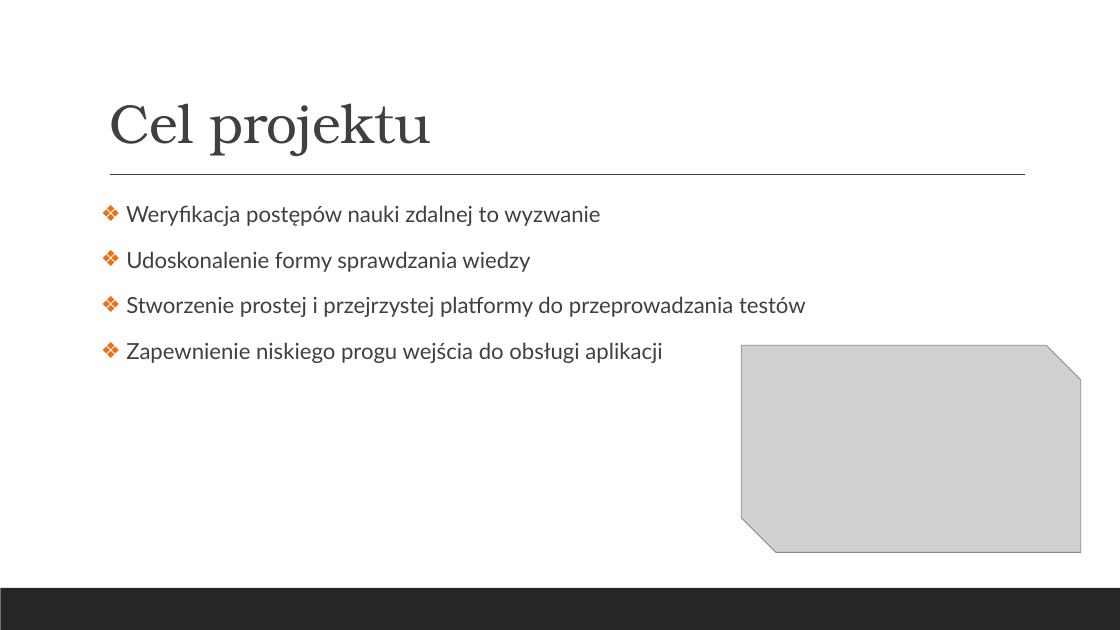
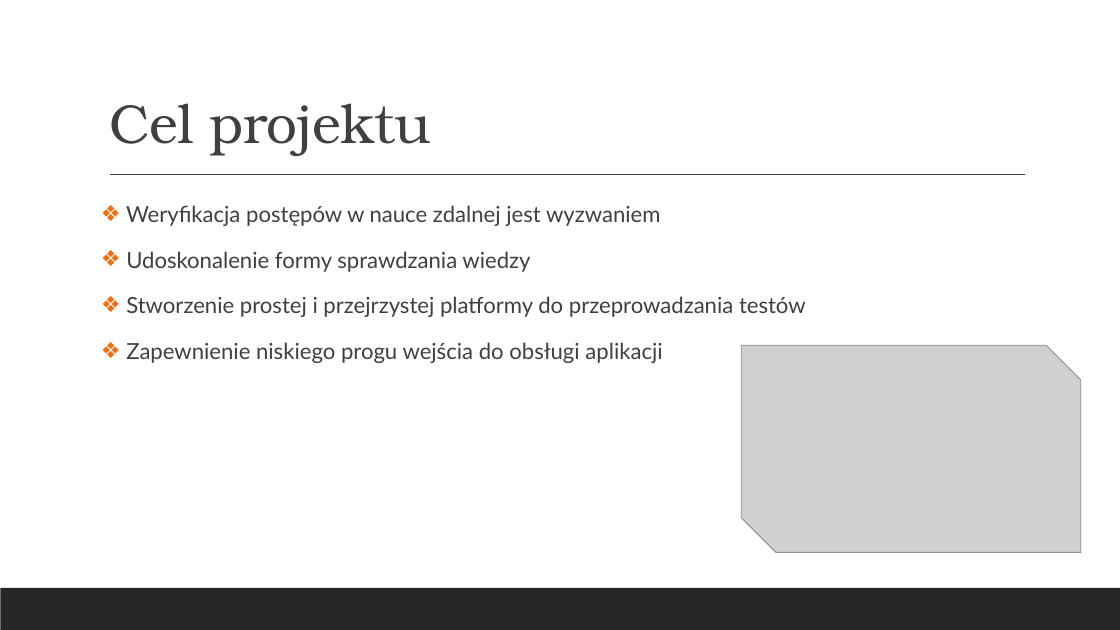
Before and after one commit to hubert-kniola/CodeRevv, a slide deck: slide 3 of pz/1/Z1P1.pptx (slide 4 before the commit). Drawn at 1120x630 pixels with LibreOffice and Linux fonts; fonts in the diff are those of the drawing; grey boxes stand for pictures. Boxes give left, top, right and bottom in pixels: in the first picture for what was removed or moved away, otherwise in the second. Text is boxed around its words. In the diff, an @@ line names an element or a change of style, - is before the commit and + after.

```diff
--- a/pz/1/Z1P1.pptx
+++ b/pz/1/Z1P1.pptx
@@ text at (126,205,661,226): text changed @@
-❖ Weryfikacja postępów nauki zdalnej to wyzwanie
+❖ Weryfikacja postępów w nauce zdalnej jest wyzwaniem
```
Also in this commit, not shown: 4 other slides changed, 4 slides added, 4 slides removed.
